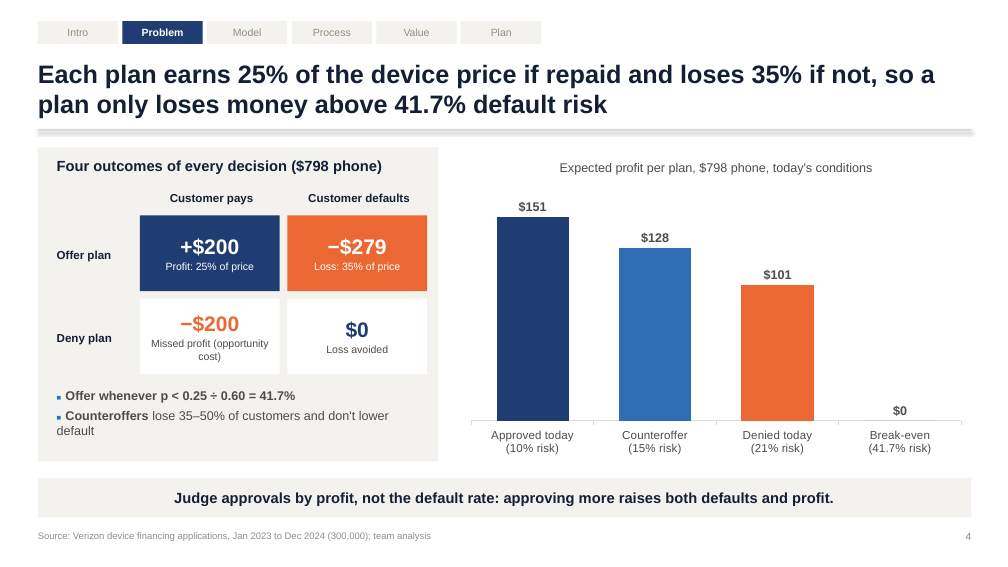
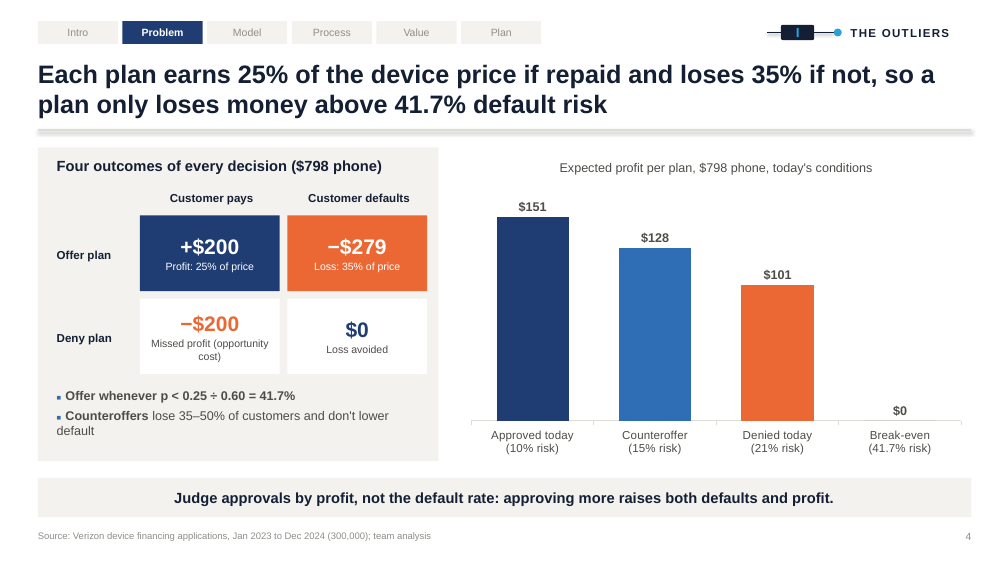
Before and after one commit to olerigha/Data-Learning, a slide deck: slide 4 of Leadership & Consulting in Data Science/Verizon EDA/Presentation/Verizon_Proposal_The_Outliers.pptx. Drawn at 1008x567 pixels with LibreOffice and Linux fonts; fonts in the diff are those of the drawing. Boxes give left, top, right and bottom in pixels: in the first picture for what was removed or moved away, otherwise in the second. Text is boxed around its words. In the diff, an @@ line names an element or a change of style, - is before the commit and + after.

```diff
--- a/Leadership & Consulting in Data Science/Verizon EDA/Presentation/Verizon_Proposal_The_Outliers.pptx
+++ b/Leadership & Consulting in Data Science/Verizon EDA/Presentation/Verizon_Proposal_The_Outliers.pptx
@@ rounded rectangle added at <box>781,25,814,40</box>, fill #141F33 @@
@@ rectangle added at <box>797,28,799,37</box>, fill #2E9FD9 @@
@@ ellipse added at <box>834,29,842,36</box>, fill #2E9FD9 @@
@@ text added at <box>850,29,949,37</box>, 11 pt, text #141F33, bold @@
+THE OUTLIERS
@@ line added from (768, 33) to (781, 33), #141F33 1.2 pt @@
@@ line added from (814, 33) to (834, 33), #141F33 1.2 pt @@
```
Also in this commit, not shown: 12 other slides changed, 5 slides added, 3 slides removed, 44 other files.
